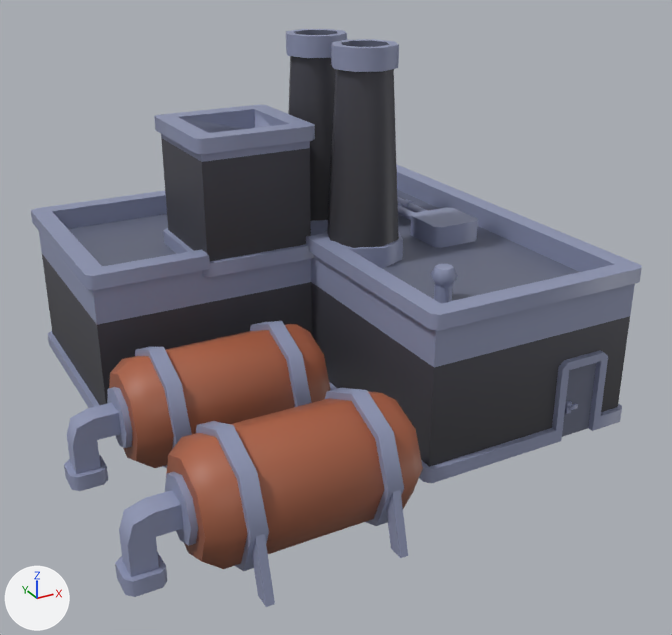
The FBX model ledger/Assets/Props/city-kit-industrial/building-c.fbx as it was, and as the next commit left it.
Rendered twice from a 50 mm lens placed at (-1.3, -2.94, 1.66), pointed at (0.15, -0.31, 0.35). The axes (+X, +Y, +Z) are drawn at lower left. The lights are the same throughout. The older version comes first. Where no turn or scale is listed for an object, it has been applied to the vertices. Vertices at exactly the same position are counted once.

Objects in the first picture: 'building-c'.
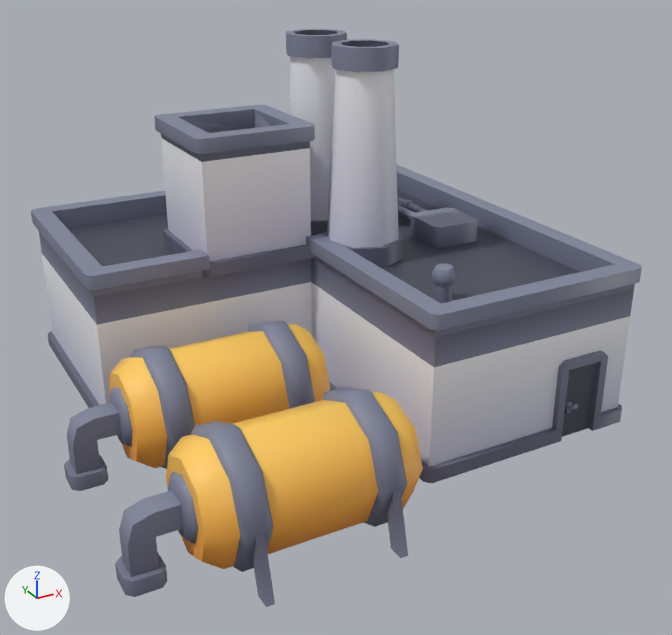
Boxes [x1, y1, x2, y2] around the edits, measured in the pictures (672 x 635 px):
part 1 of me_scene, built on: before [107, 321, 404, 571]; after [64, 134, 560, 572]
part 2 of me_scene, surface changed: [31, 29, 642, 607] in both

Edits to the bpy script that builds the scene:
```text
Add mat_colormap_specular:
    mat_colormap_specular = principled_material('colormap-specular')
    mat_colormap_specular.texture = img_colormap_png
Change me_scene:
    used by ob_building_c; location = (0.0, 0.0, 0.0)
    remove me_scene.from_pydata(...)  # 1171 vertices, 1778 faces; spans x -0.84..1.03, y -1.2..0.91, z 0.0..1.25
    add me_scene.from_pydata(...)  # 1285 vertices, 1926 faces; spans x -0.84..1.03, y -1.2..0.91, z 0.0..1.25
    me_scene part 1: 8 vertices moved from x -0.67..-0.14, y -1.09..-0.39, z 0.11..0.35 to x -0.66..-0.07, y -1.07..-0.39, z 0.11..0.34; 38 vertices removed from x -0.67..0.57, y -1.15..0.73, z 0.0..0.58; 152 vertices added at x -0.67..0.99, y -1.15..0.73, z 0.0..0.9
    me_scene part 2: 1521 kept faces spanning x -0.84..1.03, y -1.2..0.91, z 0.0..1.25 get new texture (UV) coordinates
    add me_scene.materials.append(mat_colormap_specular)  # picture img_colormap_png
```
